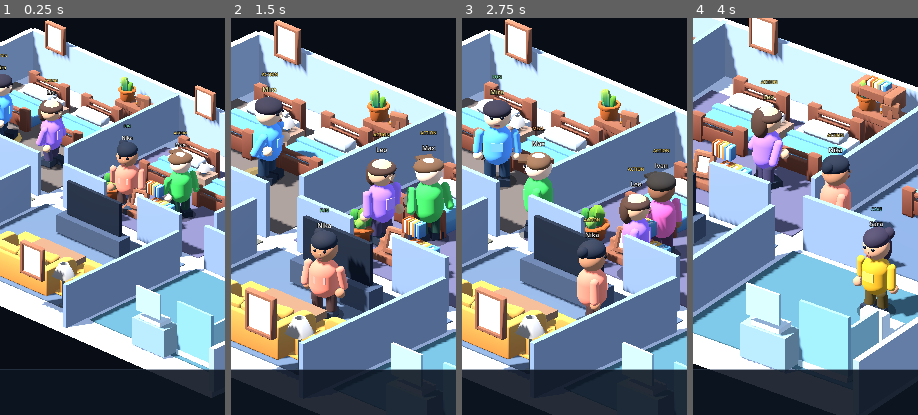
Above: before the commit, frames 1-4 (left to right).
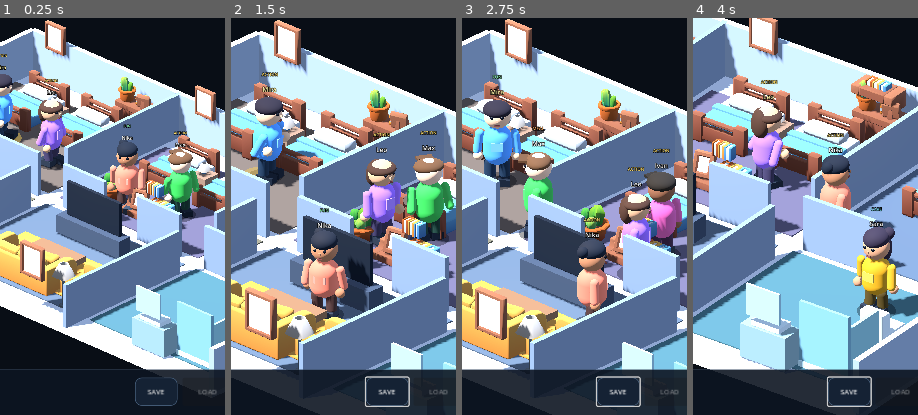
Above: after the commit, the same moments.

Repository: motomotoo2001-maker/lifebox-live
Game: Godot game, scene res://scenes/main/lifebox_live.tscn
Same seed, same stepped clock (60 frames per second), same inputs: the game is played once before the commit and once after it.
Inputs (mouse positions are % of the whole screen's width and height, from its top left):
- Up to frame 1 (0.25 s): no input
- Up to frame 2 (1.5 s): click (77, 82) at 0.5 s, where only the run after the commit has a clickable "SAVE"; move the mouse to (72, 45) at 1.27 s; tap L at 1.35 s; click (72, 45) at 1.42 s
- Up to frame 3 (2.75 s): move the mouse to (30, 55) at 2.02 s; hold S from 2.03 s (still down); tap L at 2.1 s
- Up to frame 4 (4 s): move the mouse to (60, 28) at 2.77 s; release S at 2.78 s; tap 1 at 2.85 s; tap L at 3.05, 3.8 s; move the mouse to (45, 71) at 3.52 s; tap 2 at 3.6 s; click (45, 71) at 3.67 s
The pictures show only the part of the screen within x 42-92%, y 35-85%; the shares and areas given below are measured in that part.

The runs differ from the first frame. In frame 1, 0.3% of the frame differs, in the area x 60-97%, y 90-98%; in frame 2, 0.5%, in the area x 59-97%, y 90-98%; in frame 3, 0.5%; in frame 4, 0.5%.
Error after the commit: Parse Error: Cannot get return value of call to "store_string()" because it returns "void". (res://scripts/persistence/save_service.gd:34)

Commit message:
feat: add playable quick save and load UI

Diff:
--- a/scenes/ui/visual_hud.tscn
+++ b/scenes/ui/visual_hud.tscn
@@ -95,9 +95,24 @@
 [node name="EventLabel" type="Label" parent="EventPanel"]
 offset_left = 20.0
 offset_top = 18.0
-offset_right = 656.0
+offset_right = 486.0
 offset_bottom = 52.0
 text = "Simulation online"
+
+[node name="SaveButton" type="Button" parent="EventPanel"]
+offset_left = 500.0
+offset_top = 13.0
+offset_right = 568.0
+offset_bottom = 58.0
+text = "SAVE"
+
+[node name="LoadButton" type="Button" parent="EventPanel"]
+offset_left = 576.0
+offset_top = 13.0
+offset_right = 656.0
+offset_bottom = 58.0
+text = "LOAD"
+disabled = true
 
 [node name="ResidentPanel" type="Panel" parent="."]
 layout_mode = 0
--- a/scripts/debug/visual_showcase_bootstrap.gd
+++ b/scripts/debug/visual_showcase_bootstrap.gd
@@ -1,5 +1,7 @@
 class_name VisualShowcaseBootstrap
 extends Node3D
+
+const QUICK_SAVE_PATH := "user://lifebox_quicksave.dat"
 
 @onready var shell: VisualSimulationShell = $VisualSimulationShell
 @onready var runtime_objects: Node = $RuntimeObjects
@@ -16,7 +18,85 @@
 	_build_world()
 	shell.bind_world(_world)
 	shell.select_resident(&"resident_001")
+	_connect_persistence_ui()
+	_refresh_save_availability()
 	shell.hud.set_latest_event("Autonomous household online")
+
+func quick_save() -> bool:
+	if _world == null:
+		return false
+
+	var payload := WorldSnapshotCodec.encode(_world)
+	var envelope := SaveSchema.create_envelope(payload)
+	if not SaveService.save_envelope(QUICK_SAVE_PATH, envelope):
+		if shell != null and shell.hud != null:
+			shell.hud.set_latest_event("Save failed")
+		return false
+
+	_refresh_save_availability()
+	if shell != null and shell.hud != null:
+		shell.hud.set_latest_event("Game saved")
+	return true
+
+func quick_load() -> bool:
+	if _world == null:
+		return false
+
+	var envelope := SaveService.load_envelope(QUICK_SAVE_PATH)
+	if envelope.is_empty() or not envelope.get("payload", null) is Dictionary:
+		if shell != null and shell.hud != null:
+			shell.hud.set_latest_event("No valid save found")
+		_refresh_save_availability()
+		return false
+
+	var selected_id := shell.selected_resident_id() if shell != null else &""
+	var errors := WorldSnapshotCodec.restore(_world, envelope["payload"])
+	if not errors.is_empty():
+		if shell != null and shell.hud != null:
+			shell.hud.set_latest_event("Load failed")
+		return false
+
+	if shell == null or not shell.bind_world(_world):
+		return false
+
+	if selected_id != &"" and _world.get_character(selected_id) != null:
+		shell.select_resident(selected_id, false)
+
+	_refresh_save_availability()
+	shell.hud.set_latest_event("Game loaded")
+	return true
+
+func has_quicksave() -> bool:
+	return (
+		FileAccess.file_exists(QUICK_SAVE_PATH)
+		or FileAccess.file_exists(QUICK_SAVE_PATH + SaveService.BACKUP_SUFFIX)
+	)
+
+func _connect_persistence_ui() -> void:
+	if shell == null or shell.hud == null:
+		return
+	if not shell.hud.save_requested.is_connected(quick_save):
+		shell.hud.save_requested.connect(quick_save)
+	if not shell.hud.load_requested.is_connected(quick_load):
+		shell.hud.load_requested.connect(quick_load)
+
+func _refresh_save_availability() -> void:
+	if shell != null and shell.hud != null:
+		shell.hud.set_save_available(has_quicksave())
+
+func _unhandled_input(event: InputEvent) -> void:
+	if not event is InputEventKey:
+		return
+	var key_event := event as InputEventKey
+	if not key_event.pressed or key_event.echo or not key_event.ctrl_pressed:
+		return
+
+	if key_event.keycode == KEY_S:
+		quick_save()
+		get_viewport().set_input_as_handled()
+	elif key_event.keycode == KEY_L:
+		quick_load()
+		get_viewport().set_input_as_handled()
 
 func _process(delta: float) -> void:
 	if _capture_path.is_empty() or _capture_started:
--- a/scripts/presentation/ui/visual_hud.gd
+++ b/scripts/presentation/ui/visual_hud.gd
@@ -2,11 +2,15 @@
 extends Control
 
 signal resident_requested(character_id: StringName)
+signal save_requested
+signal load_requested
 
 @onready var day_time_label: Label = $TopPanel/DayTimeLabel
 @onready var status_label: Label = $TopPanel/StatusLabel
 @onready var control_hint_label: Label = $TopPanel/ControlHintLabel
 @onready var event_label: Label = $EventPanel/EventLabel
+@onready var save_button: Button = $EventPanel/SaveButton
+@onready var load_button: Button = $EventPanel/LoadButton
 @onready var name_label: Label = $ResidentPanel/NameLabel
 @onready var schedule_label: Label = $ResidentPanel/ScheduleLabel
 @onready var goal_label: Label = $ResidentPanel/GoalLabel
@@ -37,6 +41,7 @@
 
 func _ready() -> void:
 	_connect_resident_buttons()
+	_connect_persistence_buttons()
 	_apply_styles()
 	refresh()
 
@@ -67,6 +72,10 @@
 	_latest_event = value
 	if is_instance_valid(event_label):
 		event_label.text = value
+
+func set_save_available(value: bool) -> void:
+	if is_instance_valid(load_button):
+		load_button.disabled = not value
 
 func refresh() -> void:
 	if not is_instance_valid(day_time_label):
@@ -116,6 +125,22 @@
 	social_label.text = "SOCIAL %02d" % int(round(character.needs.social.value))
 	mood_label.text = "MOOD %02d" % int(round(character.needs.mood.value))
 
+func _connect_persistence_buttons() -> void:
+	if is_instance_valid(save_button) and not save_button.pressed.is_connected(
+		_on_save_pressed
+	):
+		save_button.pressed.connect(_on_save_pressed)
+	if is_instance_valid(load_button) and not load_button.pressed.is_connected(
+		_on_load_pressed
+	):
+		load_button.pressed.connect(_on_load_pressed)
+
+func _on_save_pressed() -> void:
+	save_requested.emit()
+
+func _on_load_pressed() -> void:
+	load_requested.emit()
+
 func _connect_resident_buttons() -> void:
 	for index in range(resident_buttons.size()):
 		var button: Button = resident_buttons[index]
@@ -232,6 +257,15 @@
 	action_label.modulate = Color("d5dde8")
 	event_label.add_theme_font_size_override("font_size", 14)
 
+	for persistence_button in [save_button, load_button]:
+		persistence_button.add_theme_font_size_override("font_size", 11)
+		var action_style := StyleBoxFlat.new()
+		action_style.bg_color = Color("152234")
+		action_style.border_color = Color("49627f")
+		action_style.set_border_width_all(1)
+		action_style.set_corner_radius_all(10)
+		persistence_button.add_theme_stylebox_override("normal", action_style)
+
 	for button in resident_buttons:
 		button.add_theme_font_size_override("font_size", 11)
 		var normal := StyleBoxFlat.new()
--- /dev/null
+++ b/tests/runtime/test_playable_save_load_contract.gd
@@ -0,0 +1,56 @@
+extends RefCounted
+
+const SHOWCASE_SCENE := "res://scenes/debug/visual_showcase.tscn"
+const HUD_SCENE := "res://scenes/ui/visual_hud.tscn"
+
+func run() -> Array[String]:
+	var failures: Array[String] = []
+
+	var showcase_scene = load(SHOWCASE_SCENE)
+	if showcase_scene == null:
+		failures.append("Playable save/load requires visual showcase scene")
+		return failures
+
+	var showcase = showcase_scene.instantiate()
+	if showcase == null:
+		failures.append("Visual showcase must instantiate for save/load contract")
+		return failures
+
+	for method_name in [
+		"quick_save",
+		"quick_load",
+		"has_quicksave",
+		"_connect_persistence_ui",
+		"_refresh_save_availability",
+	]:
+		if not showcase.has_method(method_name):
+			failures.append("Visual showcase must expose %s()" % method_name)
+
+	showcase.free()
+
+	var hud_scene = load(HUD_SCENE)
+	if hud_scene == null:
+		failures.append("Save/load contract requires VisualHUD scene")
+		return failures
+
+	var hud = hud_scene.instantiate()
+	if hud == null:
+		failures.append("VisualHUD must instantiate for save/load contract")
+		return failures
+
+	for signal_name in ["save_requested", "load_requested"]:
+		if not hud.has_signal(signal_name):
+			failures.append("VisualHUD must expose %s signal" % signal_name)
+
+	for node_path in [
+		"EventPanel/SaveButton",
+		"EventPanel/LoadButton",
+	]:
+		if not hud.has_node(node_path):
+			failures.append("VisualHUD missing persistence control %s" % node_path)
+
+	if not hud.has_method("set_save_available"):
+		failures.append("VisualHUD must expose set_save_available()")
+
+	hud.free()
+	return failures
--- a/tests/test_runner.gd
+++ b/tests/test_runner.gd
@@ -56,6 +56,7 @@
 	"res://tests/runtime/test_visual_hud_contract.gd",
 	"res://tests/runtime/test_visual_showcase_contract.gd",
 	"res://tests/runtime/test_main_scene_contract.gd",
+	"res://tests/runtime/test_playable_save_load_contract.gd",
 	"res://tests/soak/test_foundation_soak.gd",
 	"res://tests/soak/test_six_resident_household_soak.gd",
 	"res://tests/soak/test_social_economy_day_soak.gd",
Not shown, added: .github/workflows/plan15-visual-capture.yml
Not shown, added: docs/superpowers/plans/2026-10-06-save-load-ui.md
Not shown, added: docs/superpowers/specs/2026-10-06-save-load-ui-spec.md
